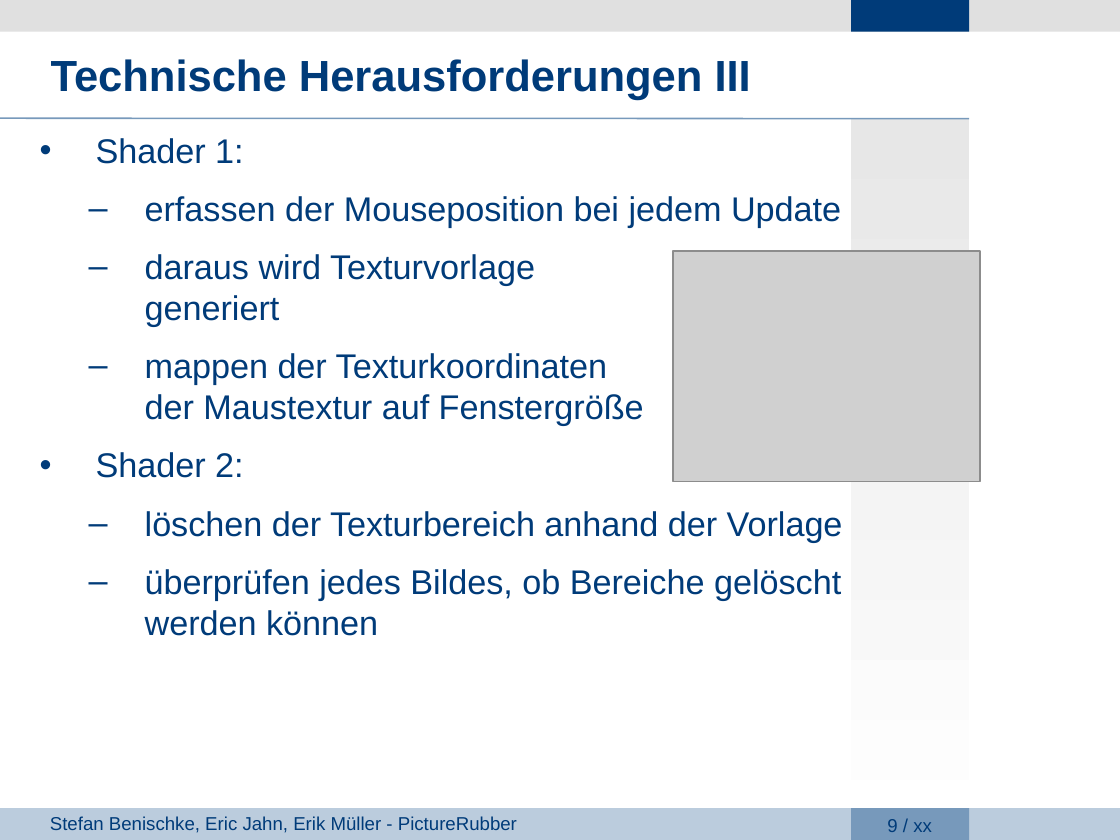
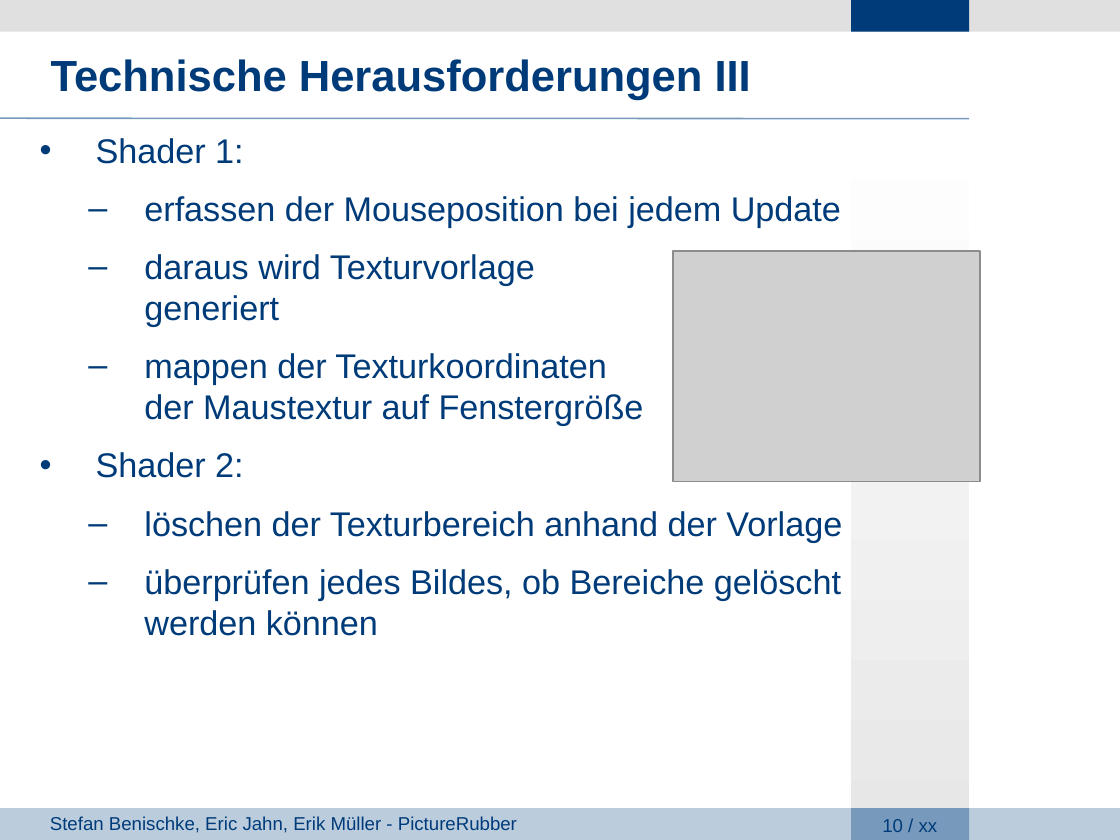
Before and after one commit to giuliarouge/picturerubber, a slide deck: slide 10 of Präsentation.ppt (slide 9 before the commit). Drawn at 1120x840 pixels with LibreOffice and Linux fonts; fonts in the diff are those of the drawing; grey boxes stand for pictures; background and template pictures are left out. Boxes give left, top, right and bottom in pixels: in the first picture for what was removed or moved away, otherwise in the second. Text is boxed around its words. In the diff, an @@ line names an element or a change of style, - is before the commit and + after.

```diff
--- a/Präsentation.ppt
+++ b/Präsentation.ppt
@@ rectangle at (851,119,969,840): fill gradient #E7E7E7 to #FFFFFF to gradient #FFFFFF to #E7E7E7 @@
@@ page number at (882,819,938,832): text changed @@
-9 / xx
+10 / xx
```
Also in this commit, not shown: 8 other slides changed, 1 slide added, 5 other files.
